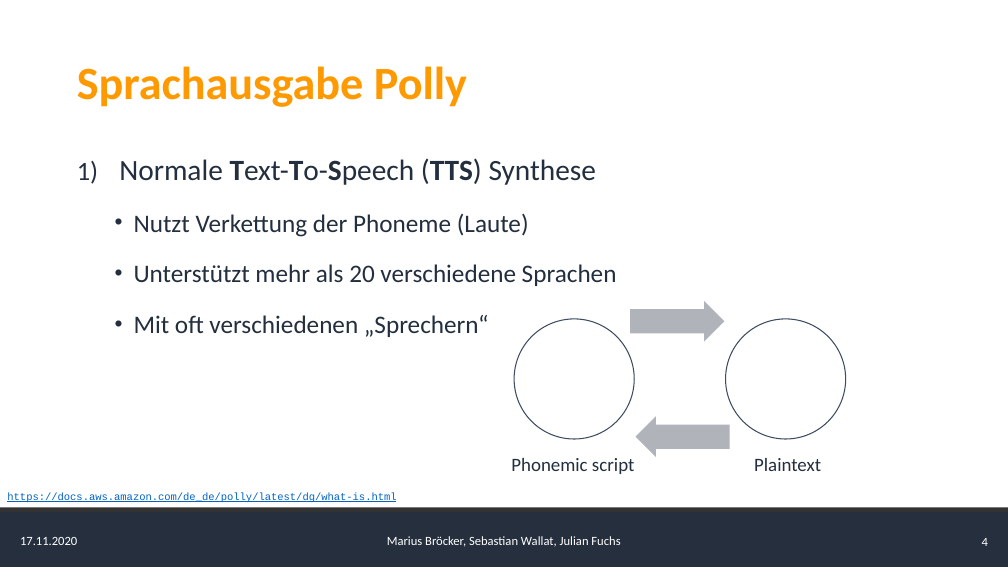
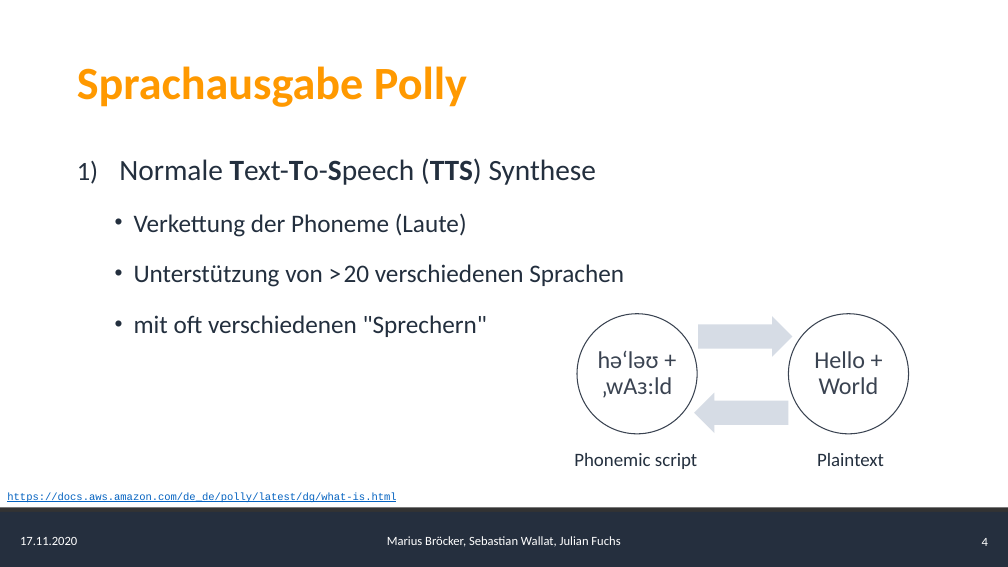
Before and after one commit to AlgorithmicEntropy/AWS_Translate_Polly, a slide deck: slide 4 of presentation/Presentation.pptx. Drawn at 1008x567 pixels with LibreOffice and Linux fonts; fonts in the diff are those of the drawing. Boxes give left, top, right and bottom in pixels: in the first picture for what was removed or moved away, otherwise in the second. Text is boxed around its words. In the diff, an @@ line names an element or a change of style, - is before the commit and + after.

```diff
--- a/presentation/Presentation.pptx
+++ b/presentation/Presentation.pptx
@@ text at (134, 213, 624, 337): text changed @@
-  • Nutzt Verkettung der Phoneme (Laute)
-  • Unterstützt mehr als 20 verschiedene Sprachen
-  • Mit oft verschiedenen „Sprechern“
+  • Verkettung der Phoneme (Laute)
+  • Unterstützung von > 20 verschiedenen Sprachen
+  • mit oft verschiedenen "Sprechern"
@@ ellipse at (577, 314, 697, 434): outline #3E4C60 1 pt to #3A4351 1 pt @@
@@ right arrow: place and size @@
-right arrow at (631, 301, 725, 342)
+right arrow at (698, 316, 792, 357)
@@ right arrow at (698, 316, 792, 357): fill #B0B4B9 to #D6DCE5 @@
@@ 2 texts, 2 ellipses: place and size @@
-2 texts, 2 ellipses at (511, 319, 846, 474)
+2 texts, 2 ellipses at (574, 314, 909, 469)
@@ ellipse at (789, 314, 909, 434): outline #3E4C60 1 pt to #3A4351 1 pt @@
@@ text added at (598, 351, 673, 398), 23 pt, text #3A4351 @@
+hə‘ləʊ +
+‚wAɜ:ld
@@ text added at (814, 351, 879, 394), 23 pt, text #3A4351 @@
+Hello +
+World
@@ right arrow at (694, 392, 789, 433): fill #B0B4B9 to #D6DCE5 @@
@@ right arrow: place and size @@
-right arrow at (636, 417, 730, 457)
+right arrow at (694, 392, 789, 433)
```
Also in this commit, not shown: 3 other slides changed.
